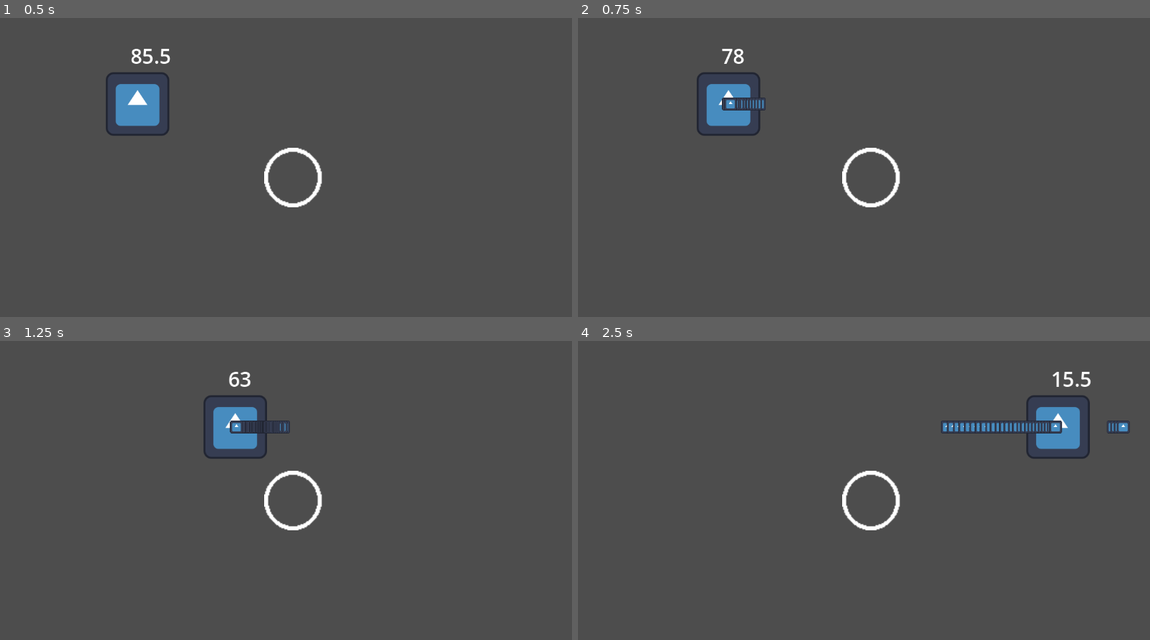
Above: before the commit, frames 1-4 (two rows, left to right).
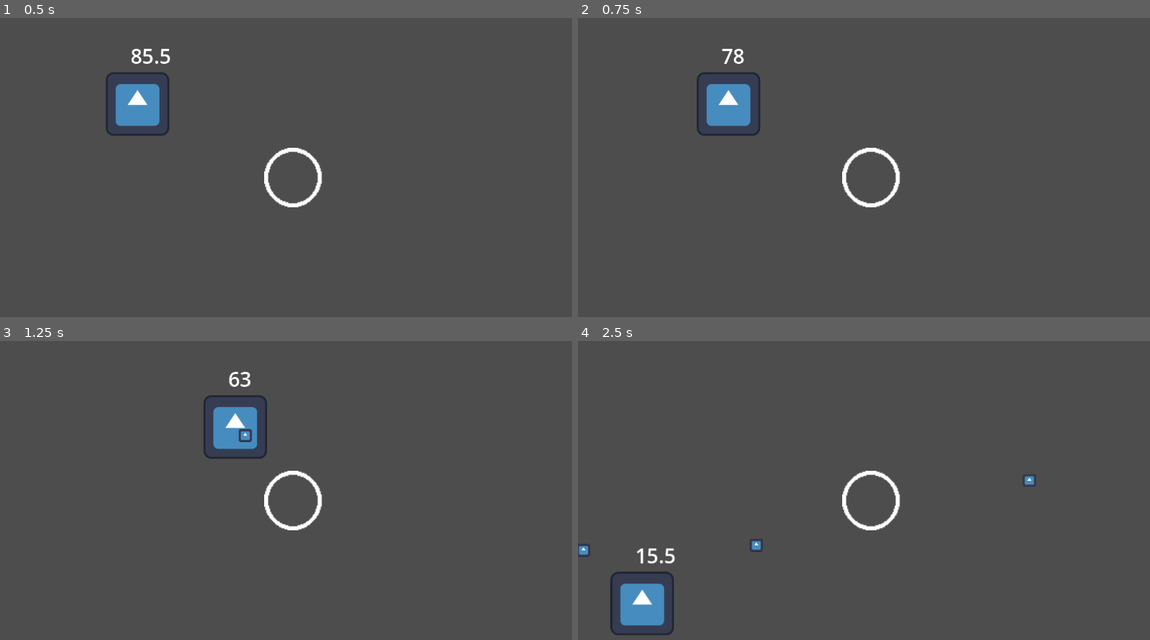
Above: after the commit, the same moments.

Repository: Ninesliced/globalgamejam2025
Game: Godot game, scene res://scenes/main.tscn
The game is run twice, just before and just after one commit, with the same random seed, the same clock (stepped at 60 frames per second) and the same inputs. The engine's default icon, where the game draws it, is replaced by a stand-in: a white triangle on a blue panel in a dark square.
Inputs (mouse positions are in pixels of both pictures, inside the frame that each line leads up to):
- Up to frame 1 (0.5 s): no input
- Up to frame 2 (0.75 s): tap Enter (ui_accept) at 0.5 s; move the mouse to (989, 149) at 0.52 s; press the mouse at (989, 149) at 0.53 s; hold D (right) from 0.53 s (still down)
- Up to frame 3 (1.25 s): keep holding D (right); tap Enter (ui_accept) at 0.77 s
- Up to frame 4 (2.5 s): move the mouse to (749, 502) at 1.27 s; release the mouse at (749, 502) at 1.28 s; right-click (749, 502) at 1.35 s; tap Enter (ui_accept) at 1.52 s; click (749, 502) at 1.55 s; move the mouse to (921, 415) at 2.02 s; release D (right) at 2.03 s; press the mouse at (921, 415) at 2.03 s; hold A (left) from 2.03 s (still down)

Frame 1 is identical in both runs. In frame 2, 0.3% of the frame differs, in the area x 25-33%, y 26-31%; in frame 3, 0.3%; in frame 4, 3.8%, in the area x 0-97%, y 10-99%.

Commit message:
ADD firerate to weapon

Diff:
--- a/scenes/actors/components/health_component.gd
+++ b/scenes/actors/components/health_component.gd
@@ -15,7 +15,7 @@
 func _ready():
 	super()
 	hp = initial_hp
-	invincible_timer.wait_time = invincible_time
+	invincible_timer.set_wait_time(invincible_time)
 	invincible_timer.one_shot = true
 	invincible_timer.timeout.connect(disable_invincibility)
 
--- a/scenes/actors/player/player.tscn
+++ b/scenes/actors/player/player.tscn
@@ -28,7 +28,6 @@
 script = ExtResource("1_brhlp")
 speed = 350.0
 friction = 1500.0
-play_mode = 0
 
 [node name="CollisionShape2D" type="CollisionShape2D" parent="."]
 shape = SubResource("RectangleShape2D_gs3qp")
--- a/scenes/actors/player/shoot_component.gd
+++ b/scenes/actors/player/shoot_component.gd
@@ -35,6 +35,7 @@
 	if player.play_mode == Global.PlayMode.EIGHT_WAY:
 		var vec = Input.get_vector("left", "right", "up", "down") # SCOTCH FAIRE UNE FONC GLOBAL POUR CA
 		direction = vec.normalized()
+
 	weapon.handle_shoot(direction)
 	pass
 
@@ -45,7 +46,3 @@
 func remove_weapon(weapon: Weapon):
 	_weapons.erase(weapon)
 	pass
-
-func shoot_weapon(weapon: Weapon, direction: Vector2):
-	weapon.shoot(direction)
-	pass
--- a/scenes/actors/weapons/default_weapon.gd
+++ b/scenes/actors/weapons/default_weapon.gd
@@ -2,6 +2,7 @@
 
 # Called when the node enters the scene tree for the first time.
 func _ready():
+	super()
 	pass # Replace with function body.
 
 
--- a/scenes/actors/weapons/weapon.gd
+++ b/scenes/actors/weapons/weapon.gd
@@ -2,9 +2,14 @@
 class_name Weapon
 
 @export var weapon_resource: WeaponResource
-
+var fire_rate_timer : Timer = Timer.new()
+var can_shoot : bool = true
 # Called when the node enters the scene tree for the first time.
 func _ready():
+	fire_rate_timer.set_wait_time(weapon_resource.fire_rate)
+	add_child(fire_rate_timer)
+	fire_rate_timer.one_shot = true
+	fire_rate_timer.timeout.connect(_shoot_timer_timeout)
 	pass # Replace with function body.
 
 
@@ -17,12 +22,22 @@
 	pass
 
 func handle_shoot(vector: Vector2):
-	print(weapon_resource.weapon_shoot_type)
+	if not can_shoot:
+		return
+	set_shoot_timer()
 	if weapon_resource.weapon_shoot_type == weapon_resource.ShootType.SEMI_AUTO:
 		if Input.is_action_just_pressed("shoot"):
 			shoot(vector)
 
 	elif weapon_resource.weapon_shoot_type == weapon_resource.ShootType.AUTO:
 		if Input.is_action_pressed("shoot"):
-			print("shoot")
 			shoot(vector)
+
+func set_shoot_timer():
+	fire_rate_timer.start()
+	can_shoot = false
+	pass
+
+func _shoot_timer_timeout():
+	can_shoot = true
+	pass
